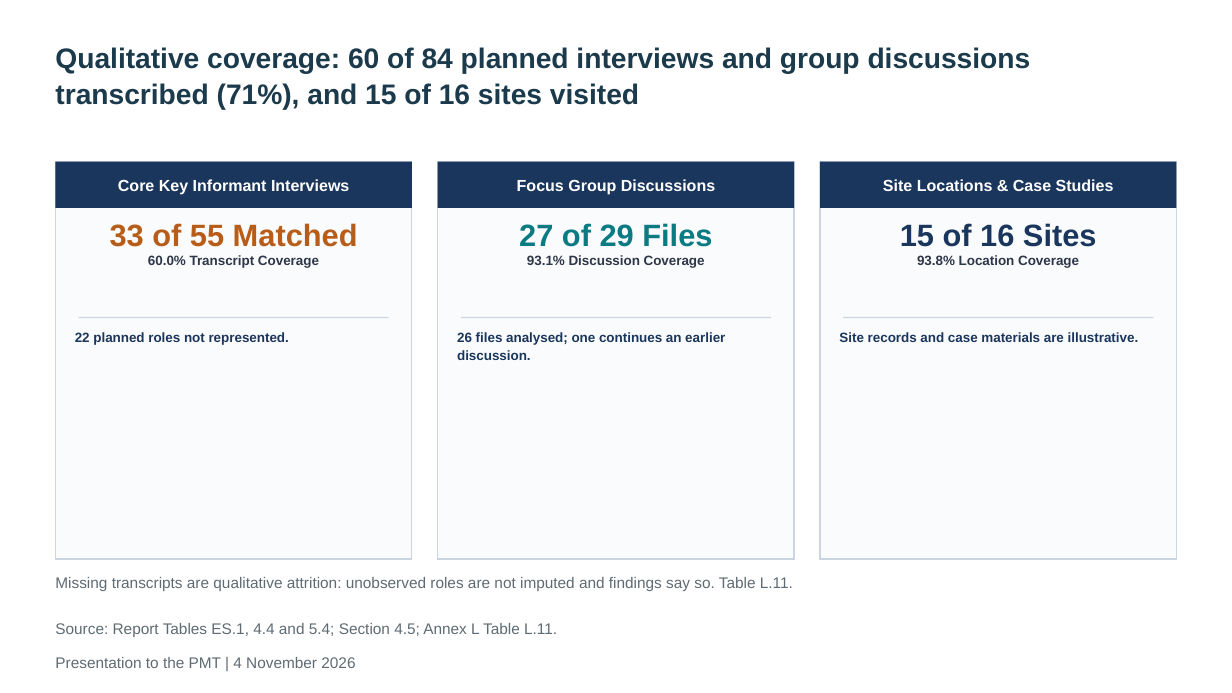
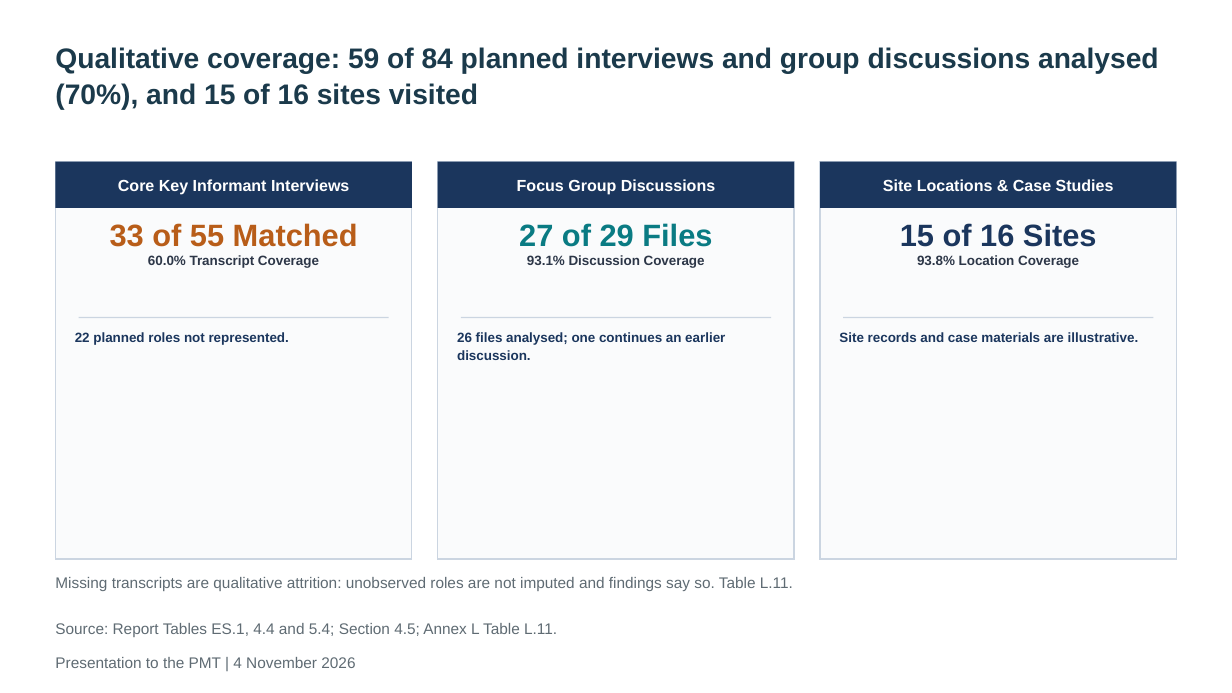
Before and after one commit to kokouekpinda/kokouekpinda, a slide deck: slide 20 of deliverables/REALISE_PMT_Presentation_v5.pptx. Drawn at 1232x693 pixels with LibreOffice and Linux fonts; fonts in the diff are those of the drawing. Boxes give left, top, right and bottom in pixels: in the first picture for what was removed or moved away, otherwise in the second. Text is boxed around its words. In the diff, an @@ line names an element or a change of style, - is before the commit and + after.

```diff
--- a/deliverables/REALISE_PMT_Presentation_v5.pptx
+++ b/deliverables/REALISE_PMT_Presentation_v5.pptx
@@ title at (55, 47, 1159, 110): text changed @@
-Qualitative coverage: 60 of 84 planned interviews and group discussions transcribed (71%), and 15 of 16 sites visited
+Qualitative coverage: 59 of 84 planned interviews and group discussions analysed (70%), and 15 of 16 sites visited
```
Also in this commit, not shown: 7 other slides changed.
